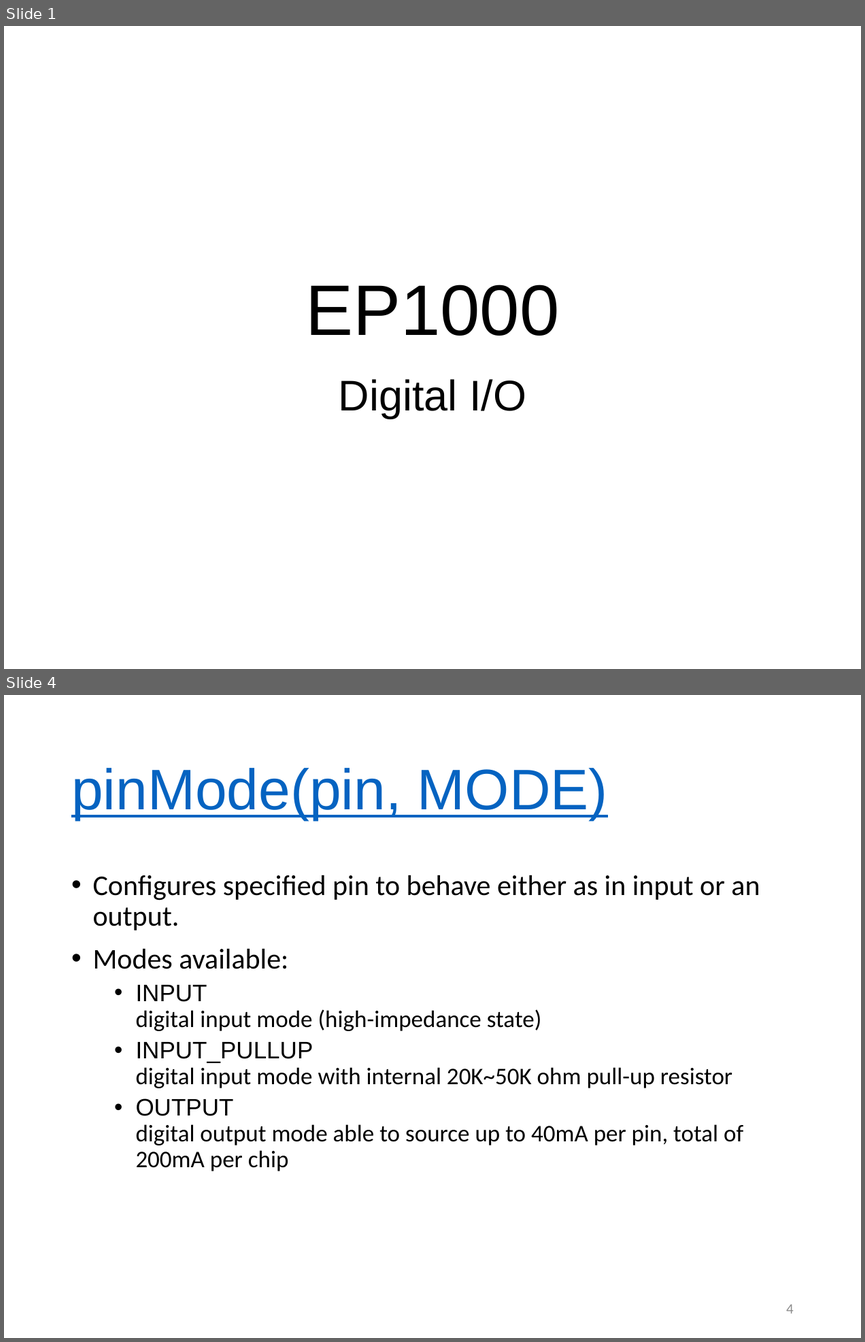
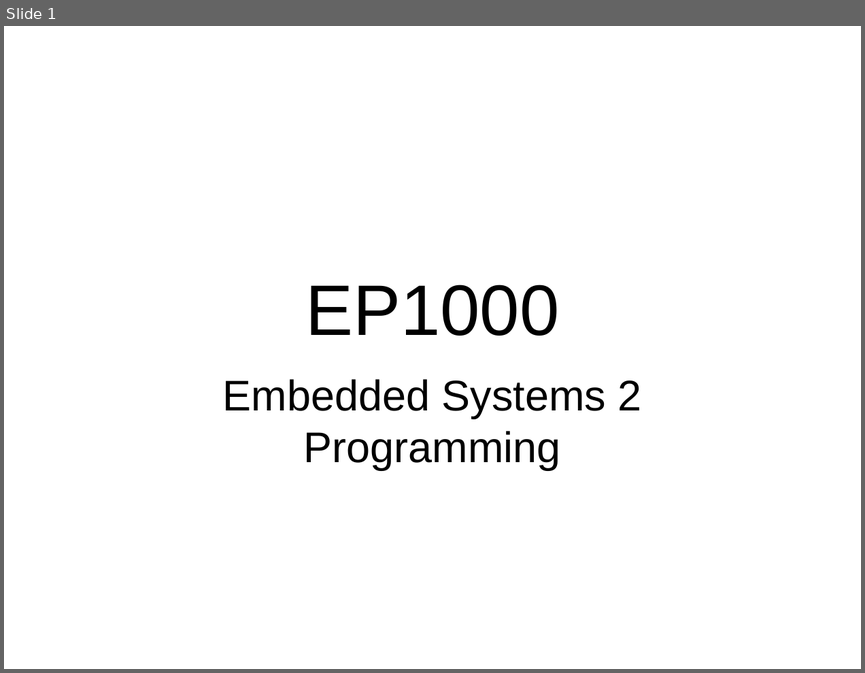
Before and after one commit to RDorville/digfab, a slide deck: presentations/ep1000_embedded2/ep1000_embedded2.pptx. Shown one above the other, each under a label of ours: slides 1 and 4 before the commit, slide 1 after it; the slides between them are not shown. The pictures are 865x1342 and 865x673 pixels, drawn with LibreOffice and Linux fonts; fonts in the diff are those of the drawing; background and template pictures are left out. Boxes give left, top, right and bottom in pixels: in the first picture for what was removed or moved away, otherwise in the second. Text is boxed around its words. In the diff, an @@ line names an element or a change of style, - is before the commit and + after.

```diff
--- a/presentations/ep1000_embedded2/ep1000_embedded2.pptx
+++ b/presentations/ep1000_embedded2/ep1000_embedded2.pptx
@@ slide 4 removed at <box>4,695,861,1338</box>, background #FFFFFF @@
@@ title removed at <box>71,768,608,820</box> @@
-pinMode(pin, MODE)
@@ text removed at <box>93,875,759,1171</box> @@
-• Configures specified pin to behave either as in input or an output.
-• Modes available:
-  • INPUT
-    digital input mode (high-impedance state)
-  • INPUT_PULLUP
-    digital input mode with internal 20K~50K ohm pull-up resistor
-  • OUTPUT
-    digital output mode able to source up to 40mA per pin, total of 200mA per chip
@@ page number removed at <box>786,1304,793,1313</box> @@
-4
@@ slide 1 changed as well @@
@@ subtitle at <box>223,379,642,469</box>: text changed @@
-Digital I/O
+Embedded Systems 2
+Programming
```
Also in this commit, not shown: 1 other slide changed, 15 slides added, 17 other slides removed, 1 other file.
